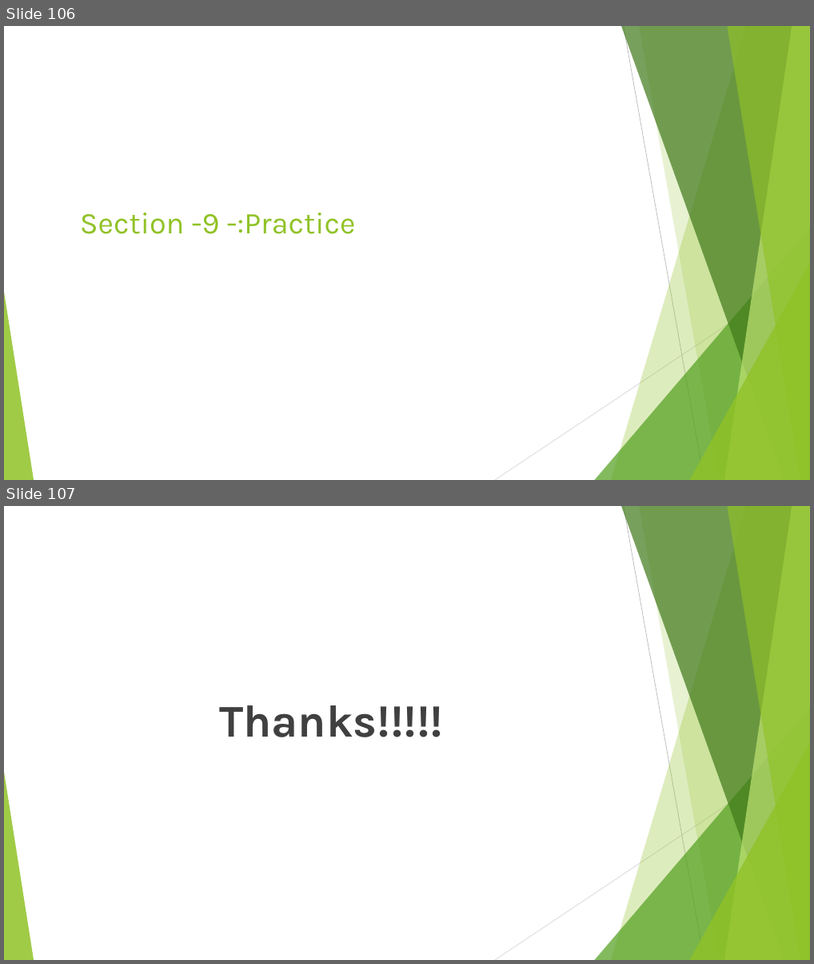
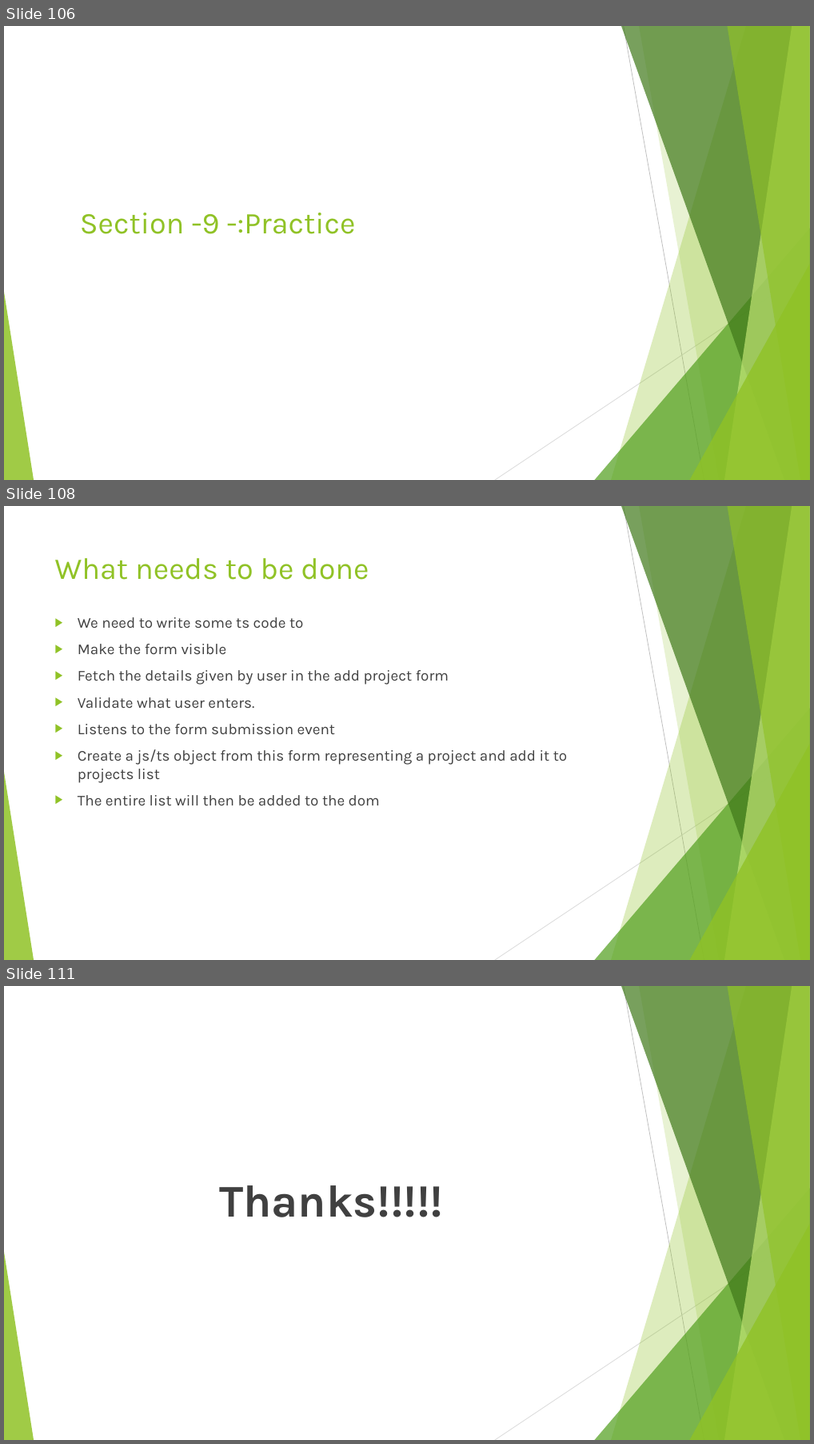
Before and after one commit to rudhrainfogain/TypeScript, a slide deck: PPT/TypeScriptv9.pptx. Shown one above the other, each under a label of ours: slides 106 and 107 before the commit, slides 106, 108 and 111 after it; the slides between them are not shown. The pictures are 814x964 and 814x1444 pixels, drawn with LibreOffice and Linux fonts; fonts in the diff are those of the drawing. Boxes give left, top, right and bottom in pixels: in the first picture for what was removed or moved away, otherwise in the second. Text is boxed around its words. In the diff, an @@ line names an element or a change of style, - is before the commit and + after.

```diff
--- a/PPT/TypeScriptv9.pptx
+++ b/PPT/TypeScriptv9.pptx
@@ slide 108 added at <box>4,506,810,960</box>, background #FFFFFF; not listed: 10 template elements that a slide beside it also shows @@
@@ title added at <box>55,558,369,580</box>, 36 pt, text #90C226 @@
+What needs to be done
@@ text added at <box>78,617,567,805</box>, 18 pt, text #404040 @@
+▶ We need to write some ts code to
+▶ Make the form visible
+▶ Fetch the details given by user in the add project form
+▶ Validate what user enters.
+▶ Listens to the form submission event
+▶ Create a js/ts object from this form representing a project and add it to projects list
+▶ The entire list will then be added to the dom
@@ what was slide 107 is now slide 111 @@
```
Also in this commit, not shown: 3 other slides added, 2 other files.
